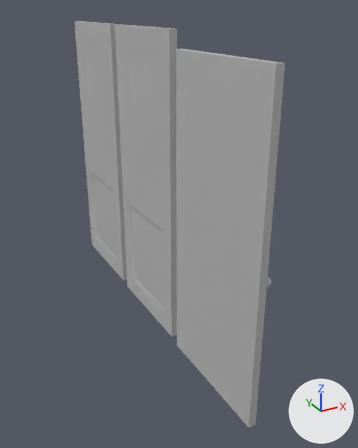
The FBX model Assets/Resources/Assets/3D/Props/doors/door_low.fbx: old version first, new version second.
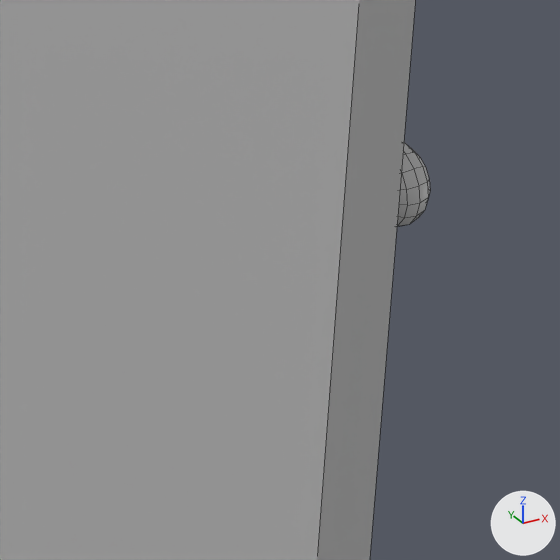
The first picture shows the older version from a 50 mm camera at (-1.81, 1.18, 9.73) aimed at (-0.25, 4.03, 8.31). The close-ups show both versions on the part from 59% to 81% of the width and 57% to 74% of the height of that picture; other places that the commit changed are outside them. The axes (+X, +Y, +Z) are drawn at lower right. The lights are the same throughout. The close-ups show mesh edges as thin lines. Where no turn or scale is listed for an object, it has been applied to the vertices.

The scene before the commit, as lines of its bpy script (objects in view):
```python
me_mesh_008 = bpy.data.meshes.new('Mesh.008')
me_mesh_008.from_pydata(...)  # 112 vertices, 120 faces; spans x -0.0217..0.0217, y -0.0321..0.0321, z -0.0321..0.0321
me_mesh_008.materials.append(mat_doors)  # grey #bcbcbc
me_mesh_011 = bpy.data.meshes.new('Mesh.011')
me_mesh_011.from_pydata(...)  # a box spanning x -0.02..0.02, y -0.43..0.43, z -0.95..1.06
me_mesh_011.materials.append(mat_doors)  # grey #bcbcbc
ob_restroom_door_body_low = bpy.data.objects.new('restroom_door_body_low', me_mesh_011)
ob_restroom_door_body_low.location = (-0.399, 3.302, 8.453)
ob_restroom_door_handle1_low = bpy.data.objects.new('restroom_door_handle1_low', me_mesh_008)
ob_restroom_door_handle1_low.location = (-0.318, 2.946, 8.406)
```
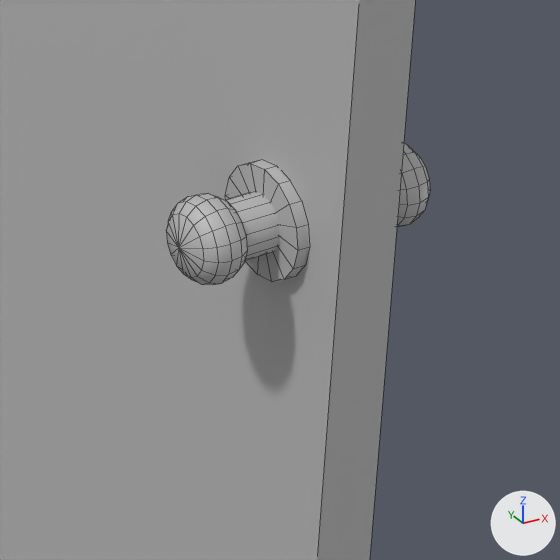
Location of each change, (x1, y1, x2, y2) in pixels of the close-ups (560 x 560 px):
'restroom_door_handle1_low.001', added: after (166, 193, 247, 285)
'restroom_door_handle3_low.001', added: after (225, 160, 309, 281)
'restroom_door_handle2_low.001', added: after (227, 191, 280, 261)

The change in detail:
Mesh me_mesh_019 is new.
It has 33 vertices, 32 faces and spans x -0.0172..0.0172, y -0.0222..0.0222, z -0.0222..0.0222.
It uses material mat_doors (grey #bcbcbc).
Mesh me_mesh_020 is new.
It has 33 vertices, 32 faces and spans x -0.0052..0.0052, y -0.0426..0.0426, z -0.0426..0.0426.
It uses material mat_doors (grey #bcbcbc).
Mesh me_mesh_018 is new.
It has 112 vertices, 120 faces and spans x -0.0217..0.0217, y -0.0321..0.0321, z -0.0321..0.0321.
It uses material mat_doors (grey #bcbcbc).
Object 'restroom_door_handle2_low.001' (ob_restroom_door_handle2_low_001) is new; it shows me_mesh_019.
Its location is (-0.446, 2.946, 8.406).
Object 'restroom_door_handle3_low.001' (ob_restroom_door_handle3_low_001) is new; it shows me_mesh_020.
Its location is (-0.427, 2.946, 8.406).
Object 'restroom_door_handle1_low.001' (ob_restroom_door_handle1_low_001) is new; it shows me_mesh_018.
Its location is (-0.481, 2.946, 8.406).
